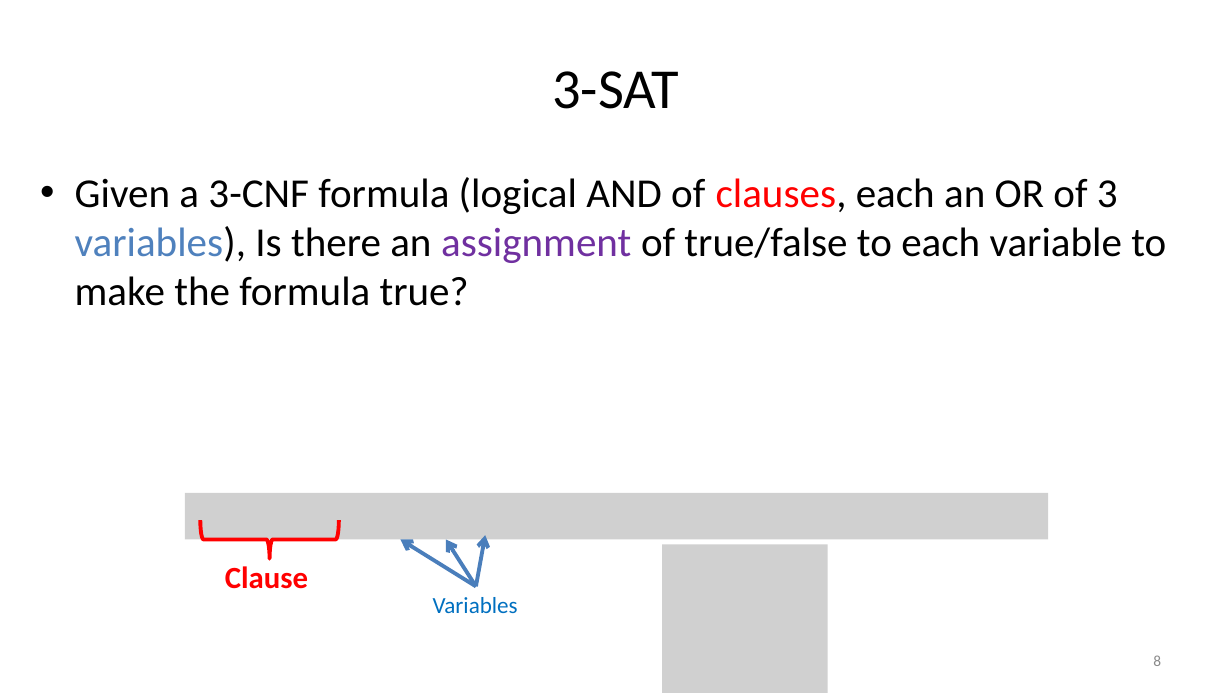
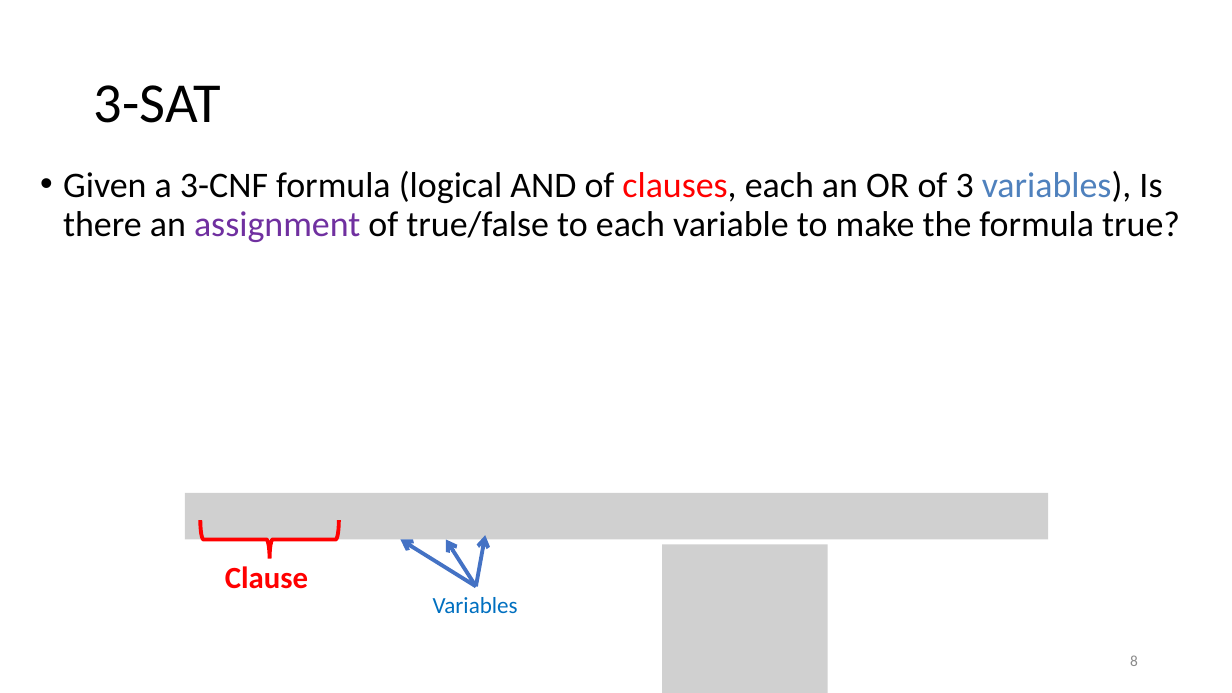
Before and after one commit to natebrunelle/cse332, a slide deck: slide 8 of markdown/files/slides/lecture27_fiveworlds.pptx. Drawn at 1232x693 pixels with LibreOffice and Linux fonts; fonts in the diff are those of the drawing; grey boxes stand for pictures. Boxes give left, top, right and bottom in pixels: in the first picture for what was removed or moved away, otherwise in the second. Text is boxed around its words. In the diff, an @@ line names an element or a change of style, - is before the commit and + after.

```diff
--- a/markdown/files/slides/lecture27_fiveworlds.pptx
+++ b/markdown/files/slides/lecture27_fiveworlds.pptx
@@ title "3-SAT": place and size @@
-title "3-SAT" at [552, 71, 679, 109]
+title "3-SAT" at [94, 85, 221, 123]
@@ title "3-SAT" at [94, 85, 221, 123]: alignment centre to left; line spacing 1 to 0.9 @@
@@ text "Given a 3-CNF formula (logical ..." at [63, 171, 1180, 242]: size 32 to 28 pt; indent changed; line spacing 1 to 0.9; more space between paragraphs @@
@@ page number: place and size @@
-page number at [1153, 655, 1161, 666]
+page number at [1130, 655, 1138, 666]
```
Also in this commit, not shown: 12 other slides changed, 2 slides added, 1 slide removed, 7 other files.
